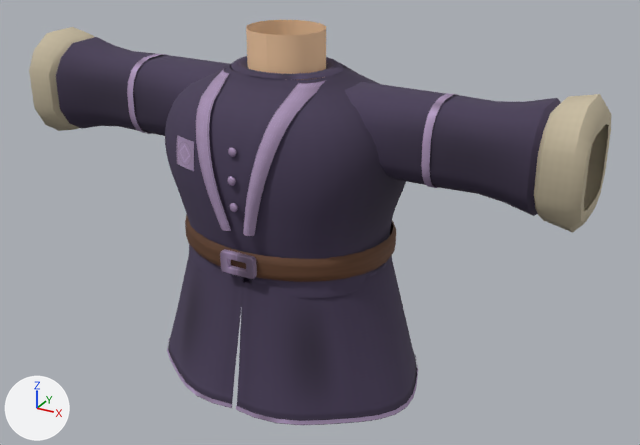
The glTF model src/assets/models/wardrobe/classes/modular/traje_mago_violeta.glb: old version first, new version second.
Before and after are seen from a camera (50 mm lens) standing at (1.157, -1.927, 1.782) and looking at (0.086, 0.019, 0.809). Every picture has the same lights, and +X, +Y and +Z are marked at lower left. The older version comes first. Vertices at exactly the same position are counted once.

The older version as bpy lines, for what is in view:
```python
me_medieval_sleeve_r = bpy.data.meshes.new('medieval-sleeve-r')
me_medieval_sleeve_r.from_pydata(...)  # 188 vertices, 360 faces; spans x -0.799..-0.089, y -0.136..0.136, z 0.957..1.252
# faces by material slot: [248, 112]
me_medieval_sleeve_r.materials.append(mat_tunic)
me_medieval_sleeve_r.materials.append(mat_linen)
me_medieval_tunic = bpy.data.meshes.new('medieval-tunic')
me_medieval_tunic.from_pydata(...)  # 2726 vertices, 4820 faces; spans x -0.395..0.395, y -0.307..0.304, z 0.35..1.335
# faces by material slot: [2592, 120, 632, 384, 1092]
me_medieval_tunic.materials.append(mat_tunic)
me_medieval_tunic.materials.append(mat_neckskin)  # beige #f2c8a0
me_medieval_tunic.materials.append(mat_tunictrim)
me_medieval_tunic.materials.append(mat_leather)
me_medieval_tunic.materials.append(mat_brass)
me_suit_upperarm_l = bpy.data.meshes.new('suit-upperarm-l')
me_suit_upperarm_l.from_pydata(...)  # 72 vertices, 96 faces; spans x 0.425..0.445, y -0.108..0.108, z 0.996..1.213
me_suit_upperarm_l.materials.append(mat_tunictrim)
ob_medieval_sleeve_r = bpy.data.objects.new('medieval-sleeve-r', me_medieval_sleeve_r)
ob_medieval_sleeve_r.location = (0.0, 0.0, 0.0)
ob_medieval_tunic = bpy.data.objects.new('medieval-tunic', me_medieval_tunic)
ob_medieval_tunic.location = (0.0, 0.0, 0.0)
ob_suit_upperarm_l = bpy.data.objects.new('suit-upperarm-l', me_suit_upperarm_l)
ob_suit_upperarm_l.location = (0.0, 0.0, 0.0)
# also in view: 'medieval-sleeve-l' at (0.444, 0.0, 1.105)
```
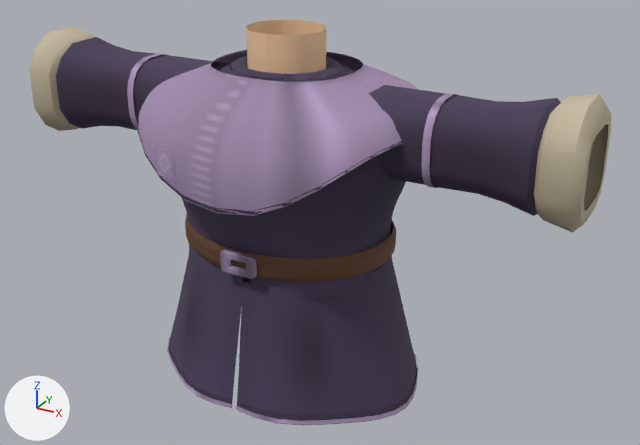
Changed parts and their boxes (x1, y1, x2, y2) in the pictures (640 x 445 px; the box of a moved part takes in the faces that stretch with it):
'medieval-tunic', reshaped (11% wider): before (165, 20, 418, 425); after (138, 20, 420, 425)
part 1 of me_medieval_tunic, added (purple): after (138, 50, 420, 216)
part 2 of me_medieval_tunic, added: after (138, 119, 402, 215)
part 3 of me_medieval_tunic, added (purple): after (156, 144, 175, 181)
part 4 of me_medieval_tunic, deleted (purple): before (177, 135, 194, 171)
part 5 of me_medieval_tunic, moved or reshaped: before (165, 64, 406, 259); after (181, 156, 405, 259)

The edits, one by one:
me_medieval_tunic is used by ob_medieval_tunic; location (0.0, 0.0, 0.0).
me_medieval_tunic had 2726 vertices, 4820 faces and spanned x -0.395..0.395, y -0.307..0.304, z 0.35..1.335.
me_medieval_tunic now has 3393 vertices, 6060 faces and spans x -0.395..0.395, y -0.338..0.316, z 0.35..1.335.
me_medieval_tunic part 1: a new loose piece of 792 vertices spanning x -0.387..0.387, y -0.338..0.316, z 0.95..1.242, in mat_tunictrim.
me_medieval_tunic part 2: a new loose piece of 99 vertices spanning x -0.387..0.387, y -0.335..0.316, z 0.952..1.126, in mat_tunic.
me_medieval_tunic part 3: a new loose piece of 72 vertices spanning x -0.195..-0.125, y -0.329..-0.303, z 1.008..1.082, in mat_tunictrim.
me_medieval_tunic part 4: the loose piece of 72 vertices spanning x -0.195..-0.125, y -0.25..-0.219, z 1.008..1.082 is deleted.
me_medieval_tunic part 5: 252 vertices moved from x -0.335..0.335, y -0.252..0.252, z 0.813..1.151 to x -0.334..0.334, y -0.252..0.252, z 0.813..1.151; 224 vertices removed from x -0.152..0.152, y -0.278..-0.028, z 0.87..1.23.
